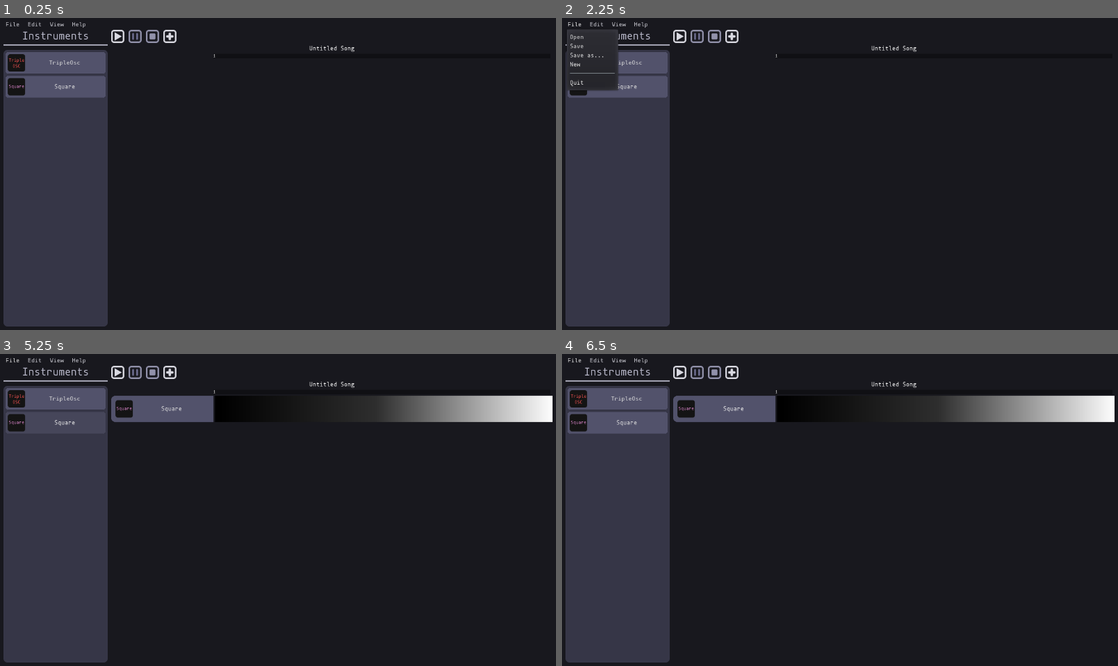
Above: before the commit, frames 1-4 (two rows, left to right).
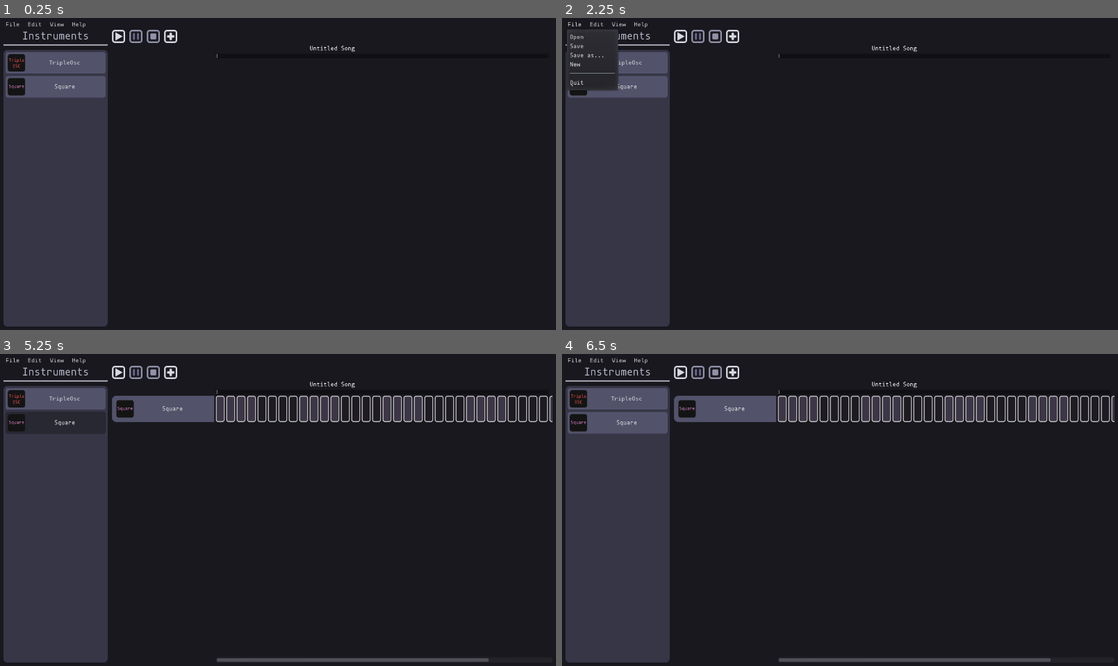
Above: after the commit, the same moments.

Repository: QuadCubedStudios/GoDAW
Game: Godot game, scene res://Main.tscn
Same seed, same stepped clock (60 frames per second), same inputs: the game is played once before the commit and once after it.
Inputs (mouse positions are in pixels of both pictures, inside the frame that each line leads up to):
- Up to frame 1 (0.25 s): no input
- Up to frame 2 (2.25 s): click (678, 36) at 0.5 s; click (678, 36) at 1.25 s; click "File" at 2 s
- Up to frame 3 (5.25 s): click "Edit" at 2.75 s; click "View" at 3.5 s; click "TripleOsc" at 4.25 s; click "Square" at 5 s
- Up to frame 4 (6.5 s): click "Square" at 5.75 s

The runs differ from the first frame. In frame 1, 0.3% of the frame differs, in the area x 20-64%, y 3-13%; in frame 2, 0.3%; in frame 3, 5.8%, in the area x 1-100%, y 3-99%; in frame 4, 4.7%.

Commit message:
Song Editor Update (#19)

Diff:
--- a/Main.tscn
+++ b/Main.tscn
@@ -35,7 +35,7 @@
 margin_right = 1264.0
 margin_bottom = 704.0
 size_flags_vertical = 3
-custom_constants/separation = 8
+custom_constants/separation = 10
 
 [node name="InstrumentsPanel" parent="VBoxContainer/HBoxContainer" instance=ExtResource( 5 )]
 anchor_right = 0.0
@@ -44,7 +44,7 @@
 margin_bottom = 683.0
 
 [node name="VBoxContainer" type="VBoxContainer" parent="VBoxContainer/HBoxContainer"]
-margin_left = 248.0
+margin_left = 250.0
 margin_right = 1264.0
 margin_bottom = 683.0
 size_flags_horizontal = 3
@@ -62,11 +62,11 @@
 anchor_right = 0.0
 anchor_bottom = 0.0
 margin_top = 34.0
-margin_right = 1016.0
+margin_right = 1014.0
 margin_bottom = 683.0
 size_flags_vertical = 3
 
 [node name="Player" type="Node" parent="."]
 script = ExtResource( 11 )
 
-[connection signal="instrument_chosen" from="VBoxContainer/HBoxContainer/InstrumentsPanel" to="VBoxContainer/HBoxContainer/VBoxContainer/SongEditor" method="_on_InstrumentsPanel_instrument_chosen"]
+[connection signal="instrument_chosen" from="VBoxContainer/HBoxContainer/InstrumentsPanel" to="VBoxContainer/HBoxContainer/VBoxContainer/SongEditor" method="add_track"]
--- a/Panels/SongEditor/InstrumentTrack.gd
+++ /dev/null
@@ -1,14 +0,0 @@
-extends Control
-
-
-func set_instrument(icon: Texture, instrument_name: String) -> void:
-	var instrument_toggle = $HBoxContainer/InstrumentToggle
-	instrument_toggle.icon = icon
-	instrument_toggle.text = (instrument_name if instrument_name.length() <= 20
-								else instrument_name.substr(0, 17) + "...")
-
-
-func _on_Segments_gui_input(event):
-	if event is InputEventMouseButton:
-		if event.doubleclick:
-			$Panel.visible = !$Panel.visible
--- a/Panels/SongEditor/InstrumentTrack.tscn
+++ /dev/null
@@ -1,104 +0,0 @@
-[gd_scene load_steps=7 format=2]
-
-[ext_resource path="res://Theme/Default/default_icon.png" type="Texture" id=1]
-[ext_resource path="res://Panels/SongEditor/InstrumentTrack.gd" type="Script" id=2]
-
-[sub_resource type="Gradient" id=2]
-offsets = PoolRealArray( 0, 0.476821, 1 )
-colors = PoolColorArray( 0, 0, 0, 1, 0.18543, 0.18543, 0.18543, 1, 1, 1, 1, 1 )
-
-[sub_resource type="GradientTexture" id=3]
-gradient = SubResource( 2 )
-width = 1680
-
-[sub_resource type="DynamicFontData" id=1]
-font_path = "res://Theme/Default/mononoki-Regular Nerd Font Complete Mono.ttf"
-
-[sub_resource type="DynamicFont" id=4]
-size = 48
-use_mipmaps = true
-use_filter = true
-font_data = SubResource( 1 )
-
-[node name="InstrumentTrack" type="VBoxContainer"]
-anchor_right = 1.0
-anchor_bottom = 1.0
-script = ExtResource( 2 )
-__meta__ = {
-"_edit_use_anchors_": false
-}
-
-[node name="HBoxContainer" type="HBoxContainer" parent="."]
-margin_right = 1280.0
-margin_bottom = 56.0
-
-[node name="InstrumentToggle" type="ToolButton" parent="HBoxContainer"]
-margin_right = 235.0
-margin_bottom = 56.0
-rect_min_size = Vector2( 235, 0 )
-focus_mode = 0
-enabled_focus_mode = 0
-text = "Placeholder Instrument"
-icon = ExtResource( 1 )
-
-[node name="Panel" type="Panel" parent="HBoxContainer/InstrumentToggle"]
-show_behind_parent = true
-anchor_right = 1.0
-anchor_bottom = 1.0
-rect_min_size = Vector2( 235, 0 )
-mouse_filter = 1
-__meta__ = {
-"_edit_use_anchors_": false
-}
-
-[node name="Segments" type="VBoxContainer" parent="HBoxContainer"]
-margin_left = 239.0
-margin_right = 1280.0
-margin_bottom = 56.0
-size_flags_horizontal = 3
-size_flags_vertical = 3
-__meta__ = {
-"_edit_use_anchors_": false
-}
-
-[node name="ScrollContainer" type="ScrollContainer" parent="HBoxContainer/Segments"]
-margin_right = 1041.0
-margin_bottom = 56.0
-size_flags_horizontal = 3
-size_flags_vertical = 3
-scroll_vertical_enabled = false
-
-[node name="HBoxContainer" type="HBoxContainer" parent="HBoxContainer/Segments/ScrollContainer"]
-margin_right = 1041.0
-margin_bottom = 56.0
-size_flags_horizontal = 3
-size_flags_vertical = 3
-
-[node name="TextureRect" type="TextureRect" parent="HBoxContainer/Segments/ScrollContainer/HBoxContainer"]
-margin_right = 1041.0
-margin_bottom = 56.0
-rect_min_size = Vector2( 0, 56 )
-size_flags_horizontal = 3
-texture = SubResource( 3 )
-expand = true
-
-[node name="Panel" type="Panel" parent="."]
-visible = false
-margin_top = 60.0
-margin_right = 1280.0
-margin_bottom = 720.0
-rect_min_size = Vector2( 0, 240 )
-size_flags_vertical = 3
-
-[node name="Label" type="Label" parent="Panel"]
-anchor_right = 1.0
-anchor_bottom = 1.0
-custom_fonts/font = SubResource( 4 )
-text = "Piano roll goes here"
-align = 1
-valign = 1
-__meta__ = {
-"_edit_use_anchors_": false
-}
-
-[connection signal="gui_input" from="HBoxContainer/Segments/ScrollContainer" to="." method="_on_Segments_gui_input"]
--- a/Panels/SongEditor/SongEditor.gd
+++ b/Panels/SongEditor/SongEditor.gd
@@ -1,14 +1,49 @@
 extends VBoxContainer
 
-var InstrumentTrack = preload("./InstrumentTrack.tscn")
+var track_name = preload("./TrackName.tscn")
+
+onready var names = $TracksScroll/HBox/Names
+onready var segments = $TracksScroll/HBox/SegmentScroll/VBoxContainer
+
+# styles
+var style_1 = preload("res://Theme/Default/SongButton1.tres")
+var style_2 = preload("res://Theme/Default/SongButton2.tres")
+var style_pressed = preload("res://Theme/Default/SongButtonPressed.tres")
 
 # Takes a Button since it conveniently sends an icon and message
+# TODO: Not use button as param
 func add_track(instrument: Button):
-	var inst = InstrumentTrack.instance()
-	inst.set_instrument(instrument.icon, instrument.text)
-	$ScrollContainer/Tracks.add_child(inst)
-#	inst.size_flags_horizontal |= SIZE_FILL
-#	inst.rect_min_size.x = 192
+	var name = track_name.instance()
+	var segment_container = HBoxContainer.new()
+	name.set_instrument(instrument.icon, instrument.text, segment_container)
+	names.add_child(name)
+	if Global.segments == 0:
+		Global.segments = segments.get_parent().get_size().x/25
+	add_segments(segment_container, name.rect_size.y, true)
+	segments.add_child(segment_container)
 
-func _on_InstrumentsPanel_instrument_chosen(instrument) -> void:
-	add_track(instrument)
+func add_segments(segment_container: HBoxContainer, size, style):
+	for i in range(segment_container.get_child_count(),
+	Global.segments):
+		var segment = Button.new()
+		segment.rect_min_size.x = 20
+		segment.rect_min_size.y = size
+		segment.focus_mode = Control.FOCUS_NONE
+		segment.add_stylebox_override("disabled", style_pressed)
+		if i % 4 == 0: style = !style
+		segment.add_stylebox_override("normal", style_1 if style else style_2)
+		segment.add_stylebox_override("hover", style_1 if style else style_2)
+		segment.connect("gui_input", self, "segment_input", [segment])
+		segment_container.add_child(segment)
+
+func segment_input(event, segment: Button):
+	if event is InputEventMouseButton & event.pressed:
+		match event.button_index:
+			1:
+				segment.disabled = true
+				if segment.get_index() != Global.segments - 1: return
+				Global.segments += segments.get_parent().get_size().x/25
+				var style = segment.get_stylebox("normal") == style_1
+				add_segments(segment.get_parent(), segment.get_size().x, segment)
+			3:
+				segment.disabled = false
--- a/Panels/SongEditor/SongEditor.tscn
+++ b/Panels/SongEditor/SongEditor.tscn
@@ -23,48 +23,70 @@
 text = "Untitled Song"
 align = 1
 
-[node name="Control" type="Control" parent="."]
+[node name="Timeline" type="HBoxContainer" parent="."]
 margin_top = 18.0
 margin_right = 1280.0
 margin_bottom = 28.0
-rect_min_size = Vector2( 0, 10 )
 __meta__ = {
 "_edit_use_anchors_": false
 }
 
-[node name="ColorRect" type="ColorRect" parent="Control"]
-anchor_right = 1.0
-anchor_bottom = 1.0
-margin_left = 235.0
-margin_right = -5.0
+[node name="Space" type="Control" parent="Timeline"]
+margin_right = 235.0
+margin_bottom = 10.0
+rect_min_size = Vector2( 235, 0 )
+
+[node name="Timeline" type="ColorRect" parent="Timeline"]
+margin_left = 239.0
+margin_right = 1271.0
+margin_bottom = 10.0
 rect_min_size = Vector2( 750, 10 )
+size_flags_horizontal = 3
 color = Color( 0.0666667, 0.0666667, 0.0823529, 1 )
 __meta__ = {
 "_edit_use_anchors_": false
 }
 
-[node name="HBoxContainer" type="HBoxContainer" parent="Control/ColorRect"]
+[node name="HBoxContainer" type="HBoxContainer" parent="Timeline/Timeline"]
 anchor_right = 1.0
 anchor_bottom = 1.0
 __meta__ = {
 "_edit_use_anchors_": false
 }
 
-[node name="Label" type="Label" parent="Control/ColorRect/HBoxContainer"]
+[node name="Label" type="Label" parent="Timeline/Timeline/HBoxContainer"]
 margin_right = 5.0
 margin_bottom = 11.0
 custom_fonts/font = SubResource( 1 )
 text = "1"
 
-[node name="ScrollContainer" type="ScrollContainer" parent="."]
+[node name="Space2" type="Control" parent="Timeline"]
+margin_left = 1275.0
+margin_right = 1280.0
+margin_bottom = 10.0
+rect_min_size = Vector2( 5, 0 )
+
+[node name="TracksScroll" type="ScrollContainer" parent="."]
 margin_top = 32.0
 margin_right = 1280.0
 margin_bottom = 720.0
 size_flags_vertical = 3
 scroll_horizontal_enabled = false
 
-[node name="Tracks" type="VBoxContainer" parent="ScrollContainer"]
+[node name="HBox" type="HBoxContainer" parent="TracksScroll"]
 margin_right = 1280.0
 margin_bottom = 688.0
 size_flags_horizontal = 3
 size_flags_vertical = 3
+
+[node name="Names" type="VBoxContainer" parent="TracksScroll/HBox"]
+margin_bottom = 688.0
+
+[node name="SegmentScroll" type="ScrollContainer" parent="TracksScroll/HBox"]
+margin_left = 4.0
+margin_right = 1280.0
+margin_bottom = 688.0
+size_flags_horizontal = 3
+scroll_vertical_enabled = false
+
+[node name="VBoxContainer" type="VBoxContainer" parent="TracksScroll/HBox/SegmentScroll"]
--- a/Panels/SongEditor/SongSegment.tscn
+++ /dev/null
@@ -1,16 +0,0 @@
-[gd_scene load_steps=2 format=2]
-
-[ext_resource path="res://Theme/Default/SongButtonPressed.tres" type="StyleBox" id=1]
-
-[node name="SongSegment" type="Button"]
-margin_right = 12.0
-margin_bottom = 20.0
-rect_min_size = Vector2( 20, 50 )
-focus_mode = 0
-custom_styles/pressed = ExtResource( 1 )
-custom_styles/disabled = ExtResource( 1 )
-toggle_mode = true
-enabled_focus_mode = 0
-__meta__ = {
-"_edit_use_anchors_": false
-}
--- /dev/null
+++ b/Panels/SongEditor/TrackName.gd
@@ -0,0 +1,23 @@
+extends ToolButton
+
+onready var delete_confirm: ConfirmationDialog = $DeleteConfirm
+
+var segments: HBoxContainer
+
+func set_instrument(icon: Texture, instrument_name: String, segments: HBoxContainer) -> void:
+	self.icon = icon
+	self.text = instrument_name
+	if instrument_name.length() > 20:
+		self.text = instrument_name.substr(0, 17) + "..."
+	self.segments = segments
+
+func _on_InstrumentToggle_gui_input(event):
+	if event is InputEventMouseButton:
+		if event.button_index == 3 && event.pressed:
+			delete_confirm.dialog_text = (
+				"Are you sure you want to delete track " + self.text)
+			delete_confirm.popup_centered()
+
+func _on_DeleteConfirm_confirmed():
+	segments.queue_free()
+	queue_free()
--- /dev/null
+++ b/Panels/SongEditor/TrackName.tscn
@@ -0,0 +1,36 @@
+[gd_scene load_steps=3 format=2]
+
+[ext_resource path="res://Theme/Default/default_icon.png" type="Texture" id=1]
+[ext_resource path="res://Panels/SongEditor/TrackName.gd" type="Script" id=2]
+
+[node name="InstrumentToggle" type="ToolButton"]
+margin_right = 235.0
+margin_bottom = 48.0
+rect_min_size = Vector2( 235, 0 )
+focus_mode = 0
+enabled_focus_mode = 0
+text = "Placeholder Instrument"
+icon = ExtResource( 1 )
+script = ExtResource( 2 )
+__meta__ = {
+"_edit_use_anchors_": false
+}
+
+[node name="Panel" type="Panel" parent="."]
+show_behind_parent = true
+anchor_right = 1.0
+anchor_bottom = 1.0
+rect_min_size = Vector2( 235, 0 )
+mouse_filter = 1
+__meta__ = {
+"_edit_use_anchors_": false
+}
+
+[node name="DeleteConfirm" type="ConfirmationDialog" parent="."]
+margin_top = 52.0
+margin_right = 200.0
+margin_bottom = 122.0
+size_flags_horizontal = 0
+
+[connection signal="gui_input" from="." to="." method="_on_InstrumentToggle_gui_input"]
+[connection signal="confirmed" from="DeleteConfirm" to="." method="_on_DeleteConfirm_confirmed"]
--- a/Theme/Default/GoDAWTheme.tres
+++ b/Theme/Default/GoDAWTheme.tres
@@ -29,12 +29,12 @@
 corner_radius_bottom_right = 15
 corner_radius_bottom_left = 15
 
-[sub_resource type="StyleBoxFlat" id=8]
+[sub_resource type="StyleBoxFlat" id=6]
 content_margin_left = 10.0
 content_margin_right = 10.0
 content_margin_top = 10.0
 content_margin_bottom = 10.0
-bg_color = Color( 0.278431, 0.278431, 0.356863, 1 )
+bg_color = Color( 0.160784, 0.160784, 0.203922, 1 )
 border_width_left = 5
 border_width_top = 5
 border_width_right = 5
@@ -61,7 +61,7 @@
 corner_radius_bottom_right = 10
 corner_radius_bottom_left = 10
 
-[sub_resource type="StyleBoxFlat" id=7]
+[sub_resource type="StyleBoxFlat" id=8]
 content_margin_left = 10.0
 content_margin_right = 10.0
 content_margin_top = 10.0
@@ -113,6 +113,6 @@
 ToolButton/fonts/font = null
 ToolButton/styles/disabled = null
 ToolButton/styles/focus = null
-ToolButton/styles/hover = SubResource( 8 )
-ToolButton/styles/normal = SubResource( 6 )
-ToolButton/styles/pressed = SubResource( 7 )
+ToolButton/styles/hover = SubResource( 6 )
+ToolButton/styles/normal = SubResource( 7 )
+ToolButton/styles/pressed = SubResource( 8 )
--- a/project.godot
+++ b/project.godot
@@ -55,7 +55,7 @@
 
 [editor_plugins]
 
-enabled=PoolStringArray( "godaw_toolkit" )
+enabled=PoolStringArray( "res://addons/godaw_toolkit/plugin.cfg" )
 
 [input]
 
--- a/util/scripts/Global.gd
+++ b/util/scripts/Global.gd
@@ -1,25 +1,16 @@
 extends Node
 
-#var root: Viewport
-#var main: Control
-#var players : Node
-#var instruments: VBoxContainer
-#var instrument: PackedScene
-#var song_editor: Control
-#var piano_roll: Panel
-#var selected_instrument: String
-
+# Signals
 signal play
 signal pause
 signal stop
 signal piano_state_changed
-signal window_size_changed
+signal segments_changed
 
-func _ready():
+# Vars
+var segments: int = 0 setget set_segments
+
+func set_segments(val: int):
+	segments = val
+	emit_signal("segments_changed")
 	pass
-#	root = get_tree().get_root()
-#	main = get_node("/root/Main")
-#	players = main.find_node("Player")
-#	instruments = main.find_node("Instruments")
-#	song_editor = main.find_node("SongEditor")
-#	piano_roll = main.find_node("PianoRollPanel")
Not shown: 1 places in Theme/Default/GoDAWTheme.tres that only renumber resources
